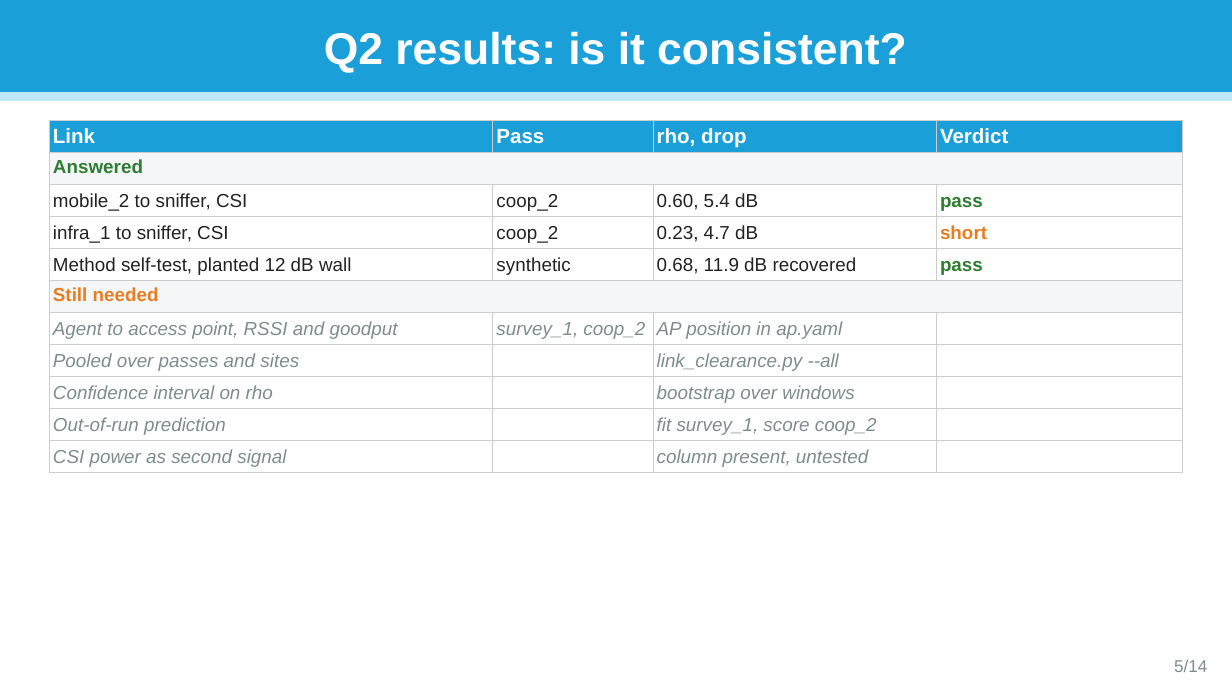
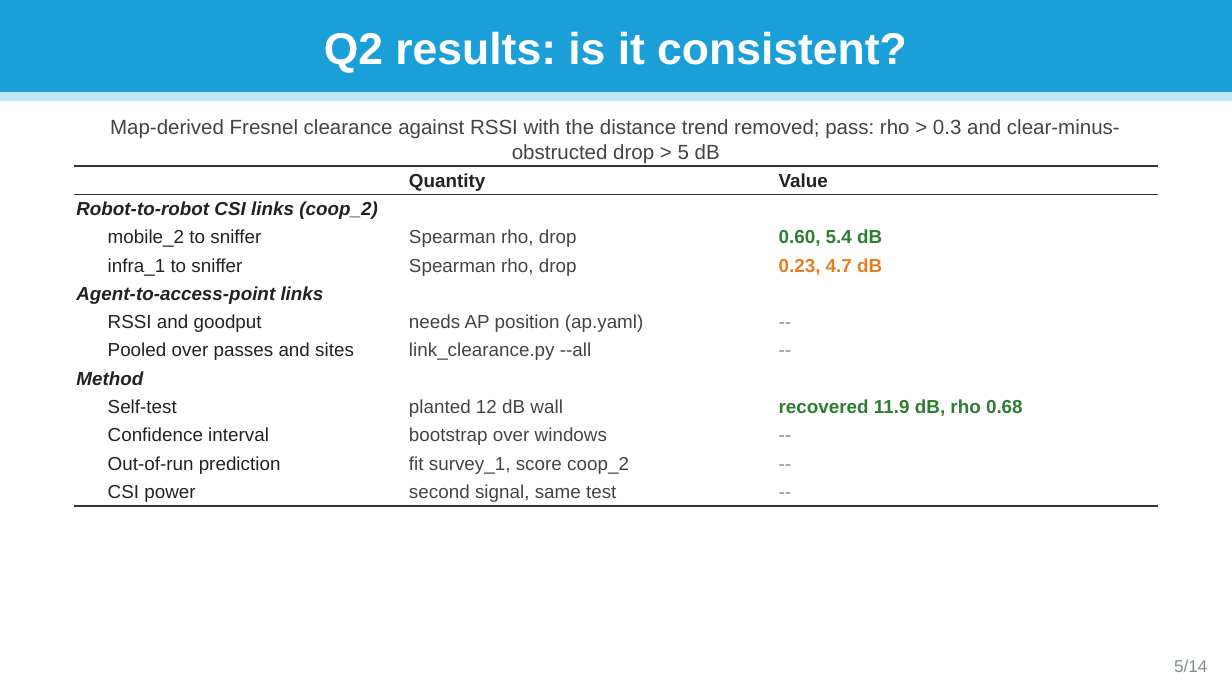
Before and after one commit to jorichee14/Others, a slide deck: slide 5 of scoop_testbed_paper/SCooP-iT_testbed_questions.pptx. Drawn at 1232x693 pixels with LibreOffice and Linux fonts; fonts in the diff are those of the drawing. Boxes give left, top, right and bottom in pixels: in the first picture for what was removed or moved away, otherwise in the second. Text is boxed around its words. In the diff, an @@ line names an element or a change of style, - is before the commit and + after.

```diff
--- a/scoop_testbed_paper/SCooP-iT_testbed_questions.pptx
+++ b/scoop_testbed_paper/SCooP-iT_testbed_questions.pptx
@@ text added at bbox=[110, 119, 1120, 164], 12 pt, text #444444 @@
+Map-derived Fresnel clearance against RSSI with the distance trend removed; pass: rho > 0.3 and clear-minus-obstructed drop > 5 dB
@@ table at bbox=[74, 166, 1158, 506] @@
-Link | Pass | rho, drop | Verdict
-Answered |  |  | 
-mobile_2 to sniffer, CSI | coop_2 | 0.60, 5.4 dB | pass
-infra_1 to sniffer, CSI | coop_2 | 0.23, 4.7 dB | short
-Method self-test, planted 12 dB wall | synthetic | 0.68, 11.9 dB recovered | pass
-Still needed |  |  | 
-Agent to access point, RSSI and goodput | survey_1, coop_2 | AP position in ap.yaml | 
-Pooled over passes and sites |  | link_clearance.py --all | 
-Confidence interval on rho |  | bootstrap over windows | 
-Out-of-run prediction |  | fit survey_1, score coop_2 | 
-CSI power as second signal |  | column present, untested | 
+ | Quantity | Value
+Robot-to-robot CSI links (coop_2) |  | 
+mobile_2 to sniffer | Spearman rho, drop | 0.60, 5.4 dB
+infra_1 to sniffer | Spearman rho, drop | 0.23, 4.7 dB
+Agent-to-access-point links |  | 
+RSSI and goodput | needs AP position (ap.yaml) | --
+Pooled over passes and sites | link_clearance.py --all | --
+Method |  | 
+Self-test | planted 12 dB wall | recovered 11.9 dB, rho 0.68
+Confidence interval | bootstrap over windows | --
+Out-of-run prediction | fit survey_1, score coop_2 | --
+CSI power | second signal, same test | --
@@ table: place and size @@
-table at bbox=[49, 121, 1183, 471]
+table at bbox=[74, 166, 1158, 506]
```
Also in this commit, not shown: 5 other slides changed, 1 other file.
